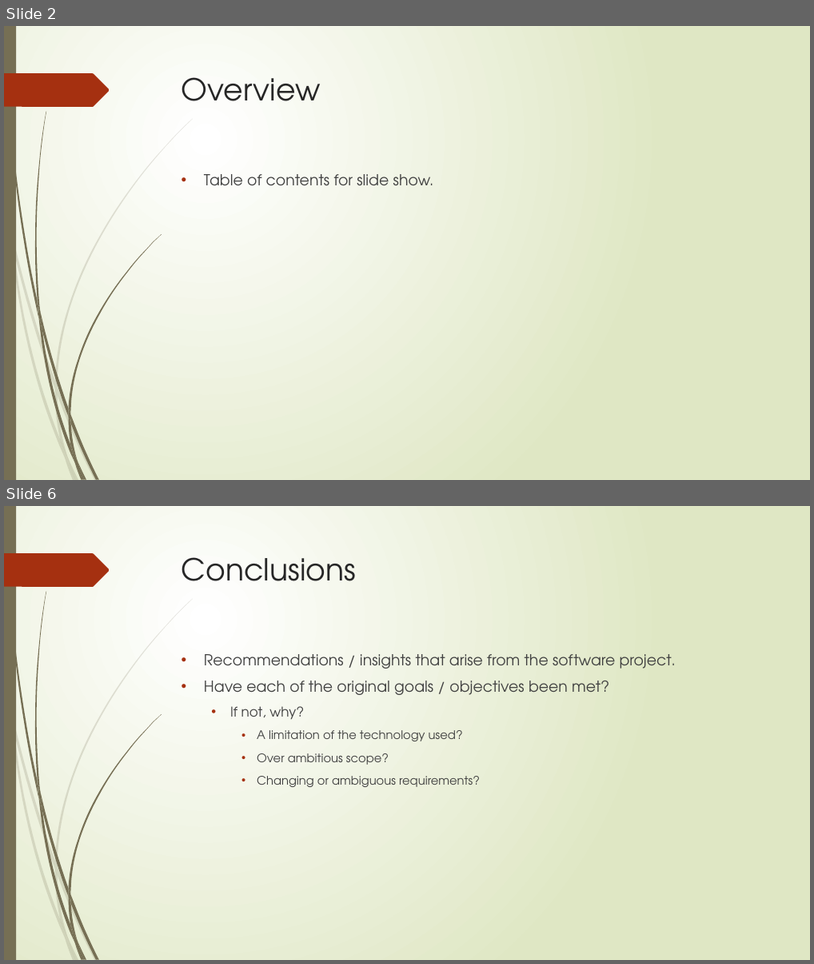
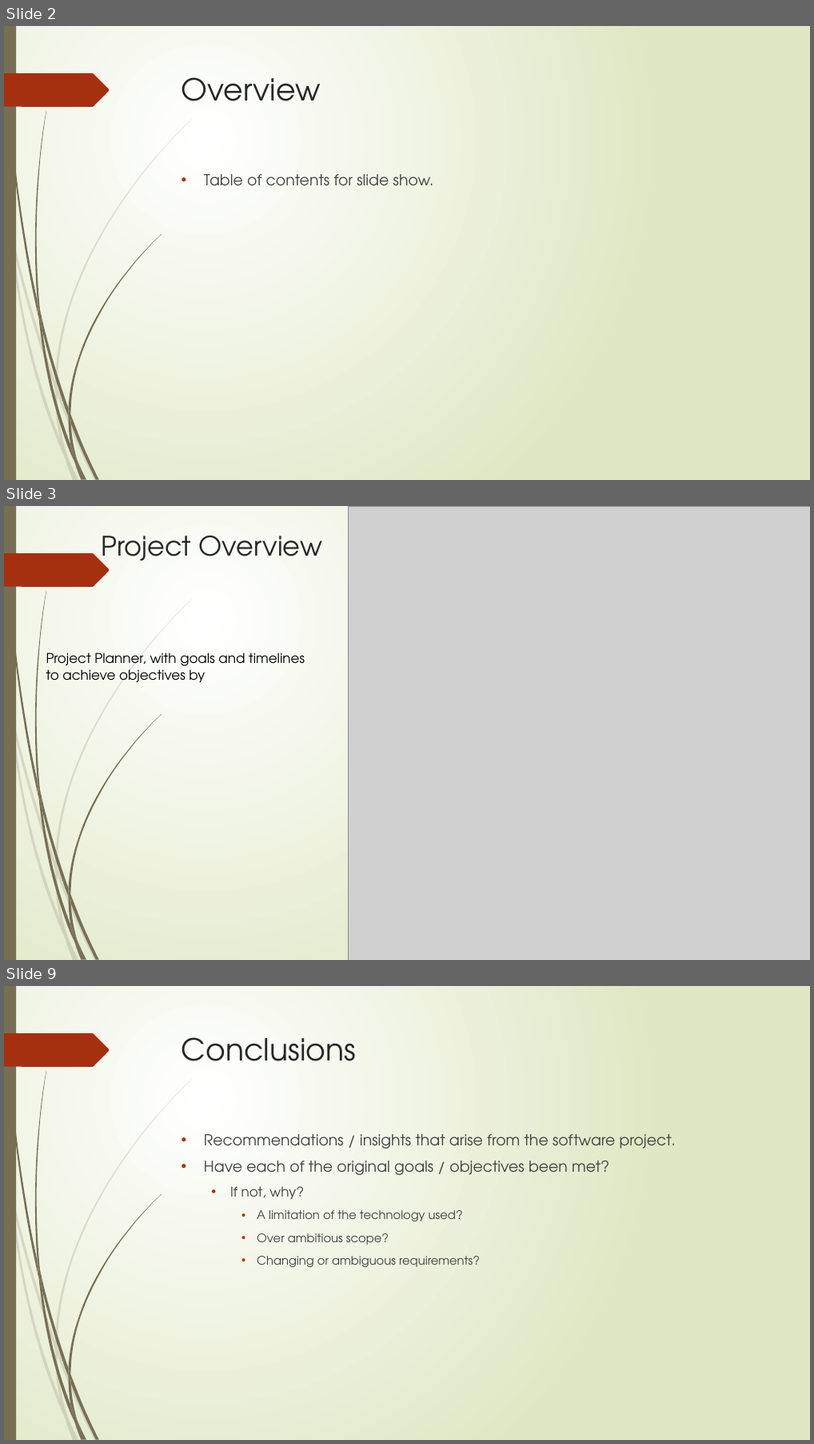
Before and after one commit to stevenJoyce/4thYearGroupProject, a slide deck: SportAdvisor.pptx. Shown one above the other, each under a label of ours: slides 2 and 6 before the commit, slides 2, 3 and 9 after it; the slides between them are not shown. The pictures are 814x964 and 814x1444 pixels, drawn with LibreOffice and Linux fonts; fonts in the diff are those of the drawing; grey boxes stand for pictures. Boxes give left, top, right and bottom in pixels: in the first picture for what was removed or moved away, otherwise in the second. Text is boxed around its words. In the diff, an @@ line names an element or a change of style, - is before the commit and + after.

```diff
--- a/SportAdvisor.pptx
+++ b/SportAdvisor.pptx
@@ slide 3 added at bbox=[4, 506, 810, 960], background gradient #FFFFFF to #DFE8C4; not listed: 24 template elements that a slide beside it also shows @@
@@ picture added at bbox=[349, 506, 810, 960] @@
@@ title added at bbox=[101, 535, 322, 569], 32 pt, text #262626 @@
+Project Overview
@@ text added at bbox=[46, 652, 305, 683], 16 pt, text #000000 @@
+Project Planner, with goals and timelines to achieve objectives by
@@ what was slide 6 is now slide 9 @@
```
Also in this commit, not shown: 5 other slides added, 3 slides removed.
